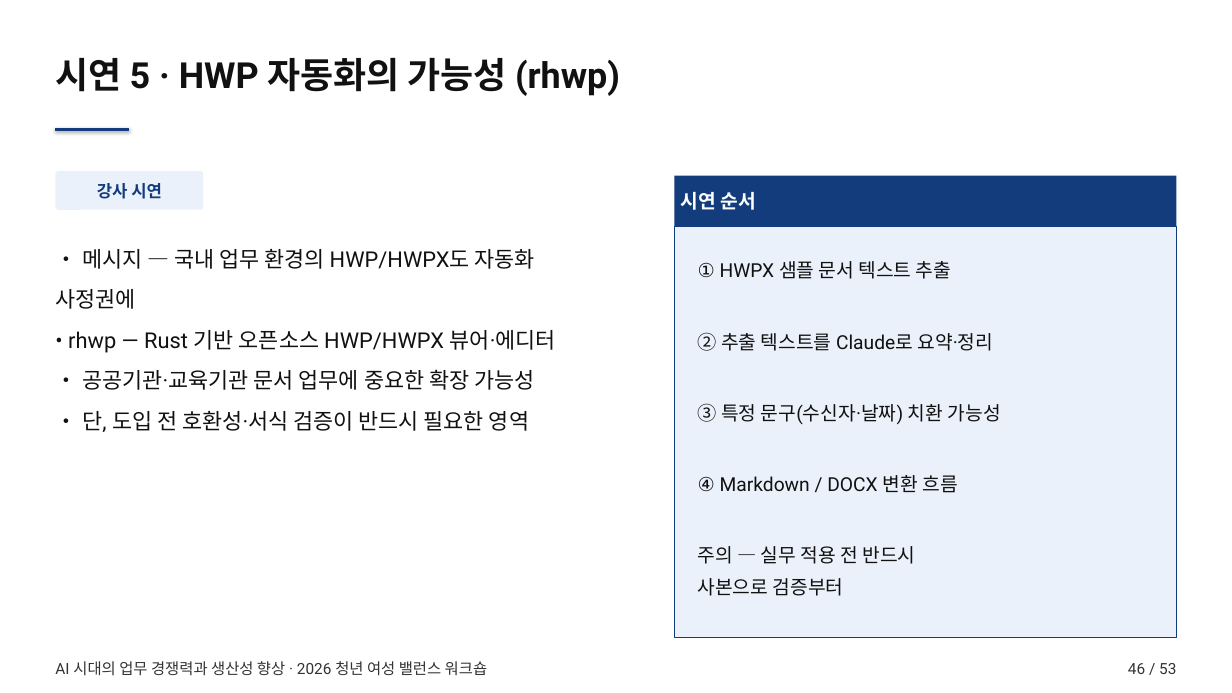
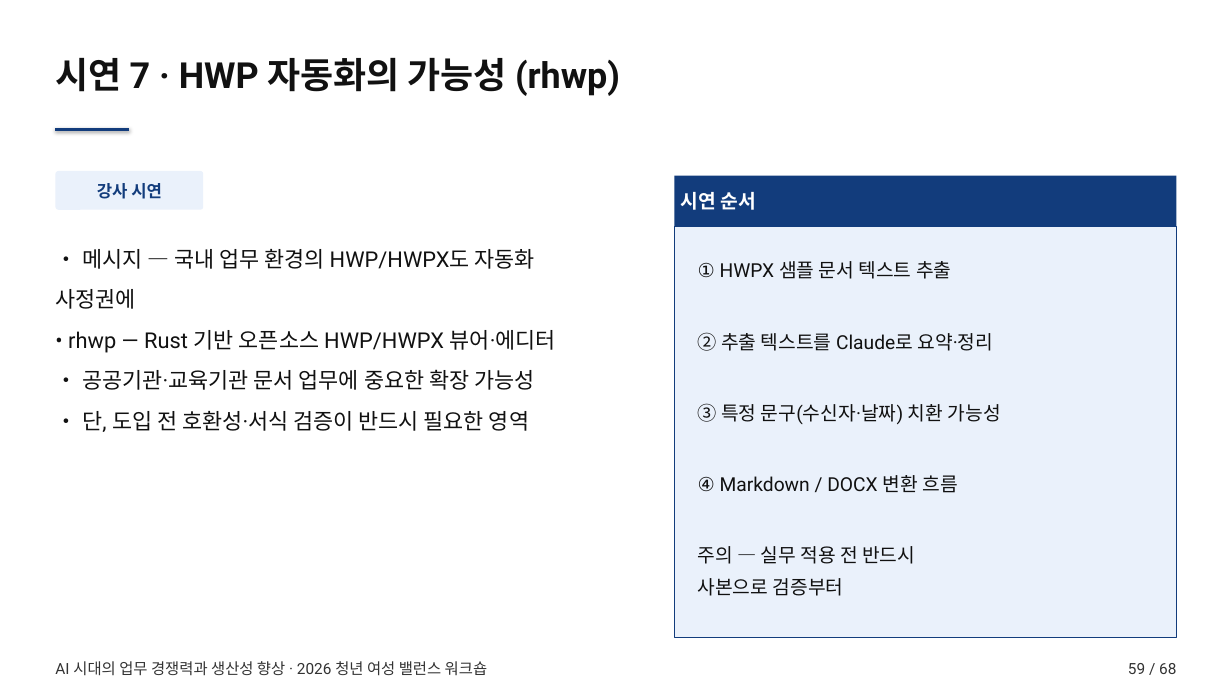
Before and after one commit to smilesjcha/how-to-work-better, a slide deck: slide 59 of lectures/20260723-worklife-ax-workshop/output/worklife-ax-workshop.pptx (slide 46 before the commit). Drawn at 1232x693 pixels with LibreOffice and Linux fonts; fonts in the diff are those of the drawing. Boxes give left, top, right and bottom in pixels: in the first picture for what was removed or moved away, otherwise in the second. Text is boxed around its words. In the diff, an @@ line names an element or a change of style, - is before the commit and + after.

```diff
--- a/lectures/20260723-worklife-ax-workshop/output/worklife-ax-workshop.pptx
+++ b/lectures/20260723-worklife-ax-workshop/output/worklife-ax-workshop.pptx
@@ text at (55,58,620,96): text changed @@
-시연 5 · HWP 자동화의 가능성 (rhwp)
+시연 7 · HWP 자동화의 가능성 (rhwp)
@@ text at (1128,663,1176,674): text changed @@
-46 / 53
+59 / 68
```
Also in this commit, not shown: 51 other slides changed, 15 slides added, 6 other files.
